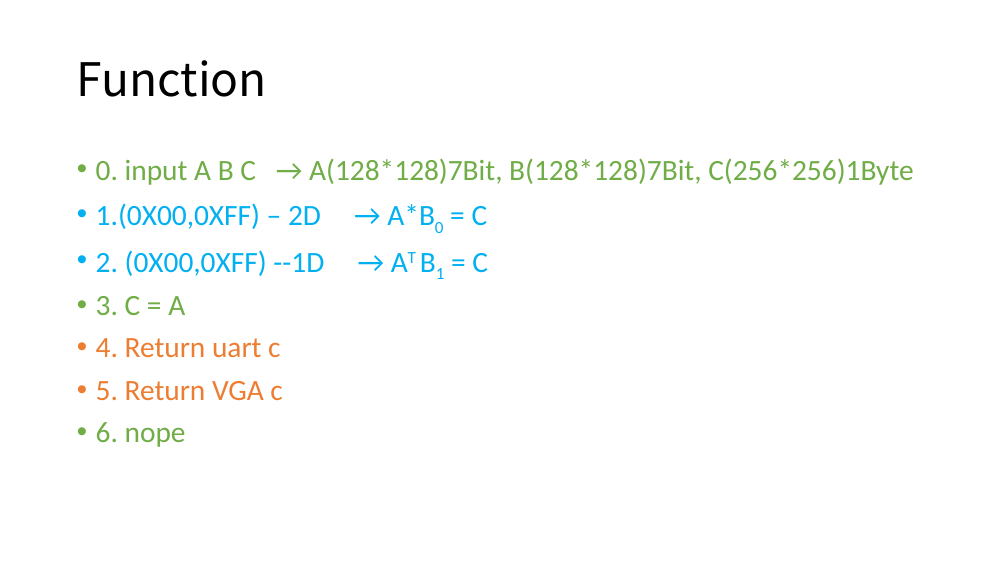
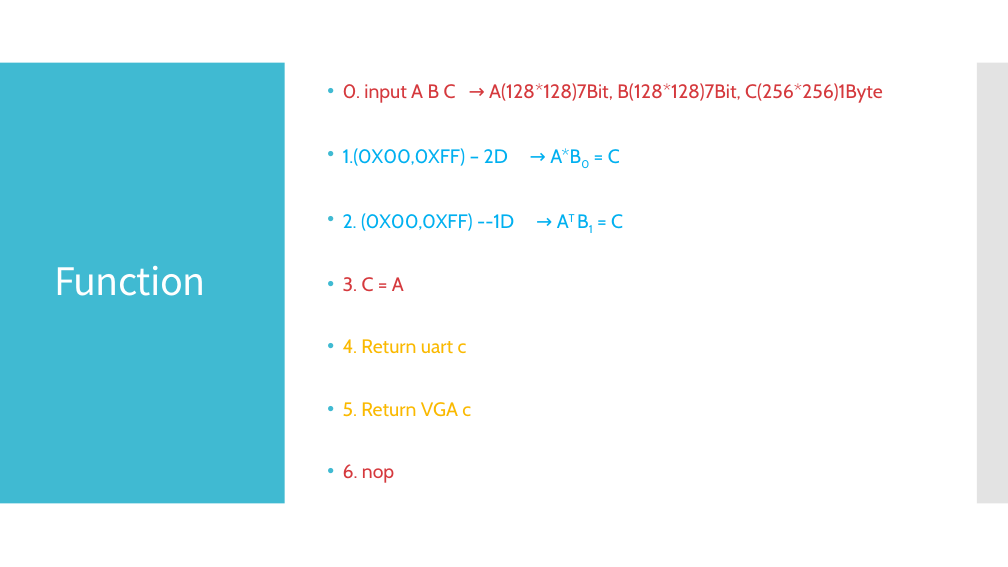
Before and after one commit to BBS86x1023/FPGA-simple-TPU, a slide deck: slide 6 of FPGA Final Project.pptx. Drawn at 1008x567 pixels with LibreOffice and Linux fonts; fonts in the diff are those of the drawing. Boxes give left, top, right and bottom in pixels: in the first picture for what was removed or moved away, otherwise in the second. Text is boxed around its words. In the diff, an @@ line names an element or a change of style, - is before the commit and + after.

```diff
--- a/FPGA Final Project.pptx
+++ b/FPGA Final Project.pptx
@@ rectangle added at box(0, 63, 285, 504), fill #40BAD2 @@
@@ text "0. input A B C ...": place and size @@
-text "0. input A B C ..." at box(96, 158, 914, 447)
+text "0. input A B C ..." at box(343, 83, 883, 483)
@@ text "0. input A B C ..." at box(343, 83, 883, 483): vertical alignment top to middle @@
@@ text at box(343, 83, 883, 417): size 28 to 18.5 pt, font Calibri to Cabin; text colour #70AD47 to #D5393D in "0. input A B C → A(128*128)7Bit, ...", "3. C = A"; text colour #ED7D31 to #FAB900 in "4. Return uart c", "5. Return VGA c"; indent changed; line spacing 0.9 to 0.8; more space between paragraphs @@
@@ rectangle added at box(977, 63, 1008, 504), fill #C8C8C8 at 50% opacity @@
@@ title "Function": place and size @@
-title "Function" at box(77, 60, 267, 97)
+title "Function" at box(54, 265, 205, 296)
@@ title "Function" at box(54, 265, 205, 296): size 44 to 36 pt, text colour #000000 to #FFFFFF, letter spacing 0 to -0.6 pt @@
@@ text at box(343, 464, 394, 483): text changed; size 28 to 18.5 pt; font Calibri to Cabin; text colour #70AD47 to #D5393D @@
-• 6. nope
+• 6. nop
```
Also in this commit, not shown: 20 other slides changed, 8 slides added, 7 slides removed.
